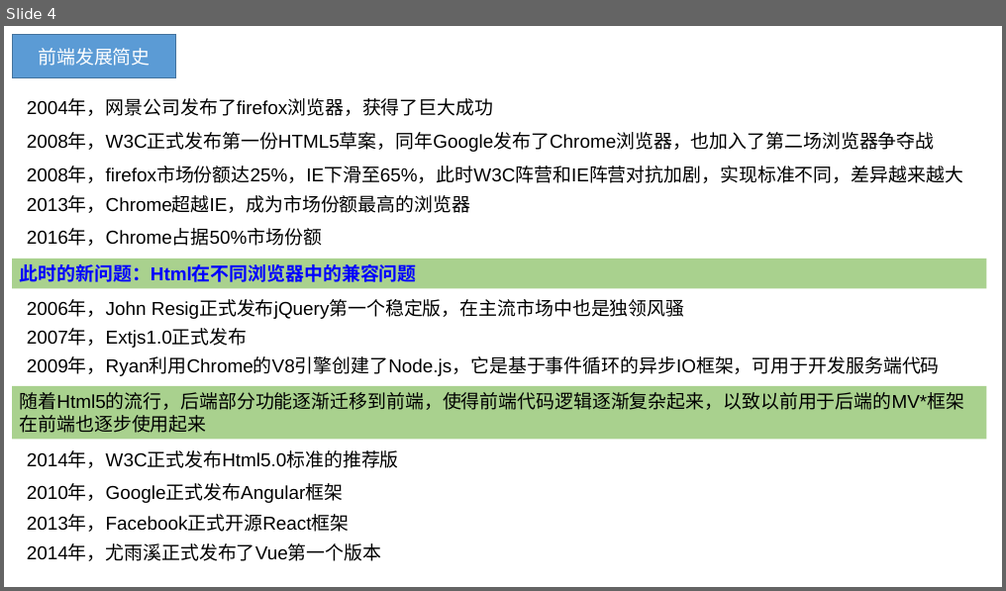
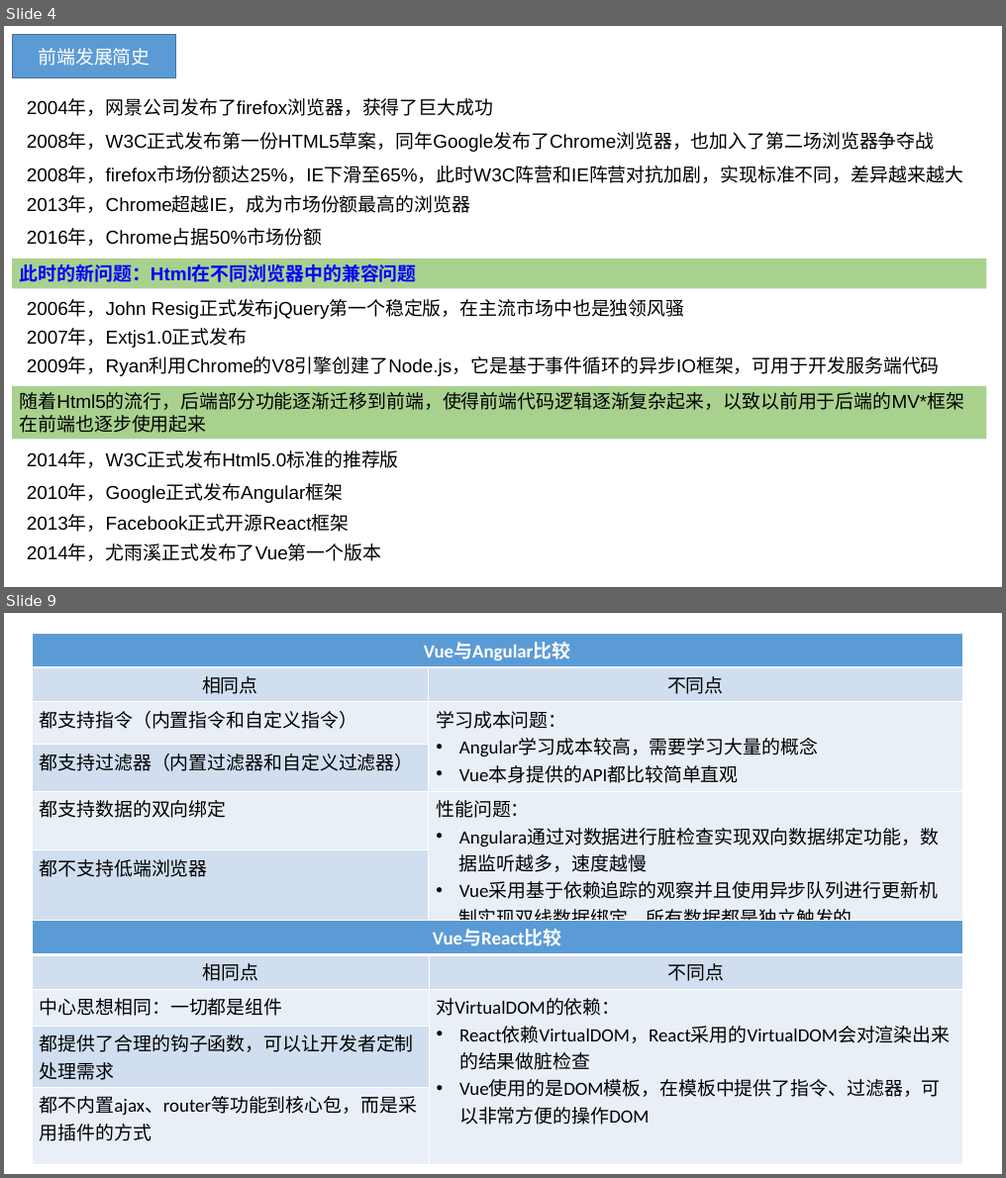
Before and after one commit to BinMarshall/studing, a slide deck: Vue/vue.pptx. Shown one above the other, each under a label of ours: slide 4 before the commit, slides 4 and 9 after it; the slides between them are not shown. The pictures are 1006x591 and 1006x1178 pixels, drawn with LibreOffice and Linux fonts; fonts in the diff are those of the drawing. Boxes give left, top, right and bottom in pixels: in the first picture for what was removed or moved away, otherwise in the second. Text is boxed around its words. In the diff, an @@ line names an element or a change of style, - is before the commit and + after.

```diff
--- a/Vue/vue.pptx
+++ b/Vue/vue.pptx
@@ slide 9 added at box(4, 613, 1002, 1174), background #FFFFFF @@
@@ table added at box(32, 633, 962, 934), 6 rows, 2 columns @@
+Vue与Angular比较 | 
+相同点 | 不同点
+都支持指令（内置指令和自定义指令） | 学习成本问题： / Angular学习成本较高，需要学习大量的概念 / Vue本身提供的API都比较简单直观
+都支持过滤器（内置过滤器和自定义过滤器） | 
+都支持数据的双向绑定 | 性能问题： / Angulara通过对数据进行脏检查实现双向数据绑定功能，数据监听越多，速度越慢 / Vue采用基于依赖追踪的观察并且使用异步队列进行更新机制实现双线数据绑定，所有数据都是独立触发的
+都不支持低端浏览器 | 
@@ table added at box(32, 920, 962, 1146), 5 rows, 2 columns @@
+Vue与React比较 | 
+相同点 | 不同点
+中心思想相同：一切都是组件 | 对VirtualDOM的依赖： / React依赖VirtualDOM，React采用的VirtualDOM会对渲染出来的结果做脏检查 / Vue使用的是DOM模板，在模板中提供了指令、过滤器，可以非常方便的操作DOM
+都提供了合理的钩子函数，可以让开发者定制处理需求 | 
+都不内置ajax、router等功能到核心包，而是采用插件的方式 | 
```
Also in this commit, not shown: 8 slides changed, 4 other slides added, 2 slides removed, 1 other file.
